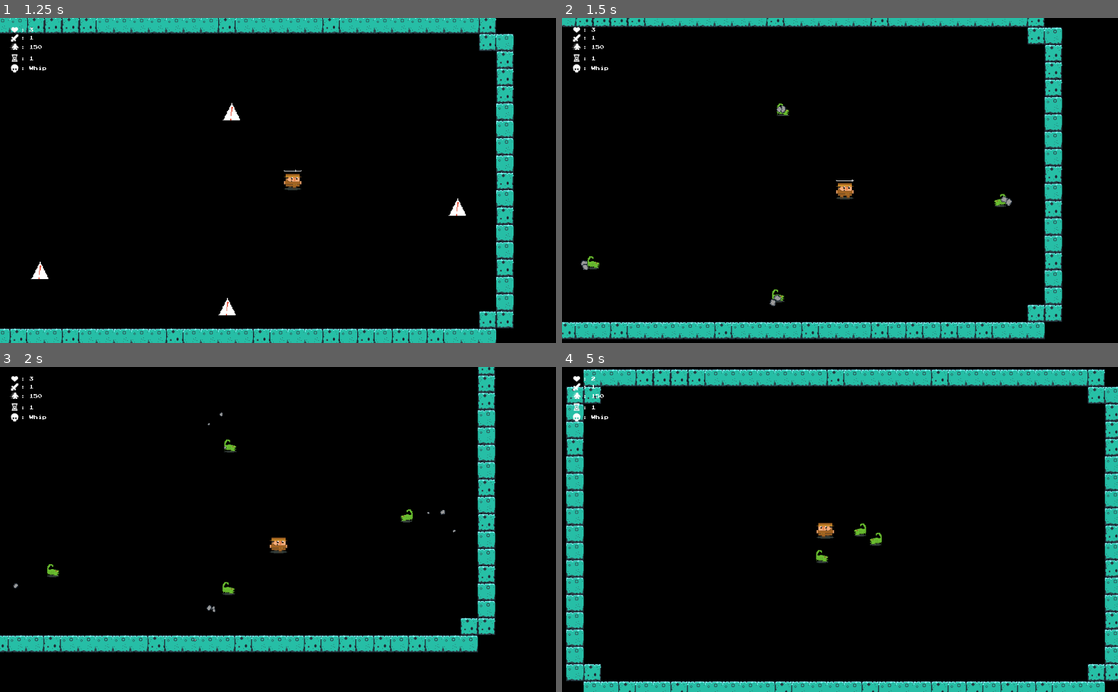
Above: before the commit, frames 1-4 (two rows, left to right).
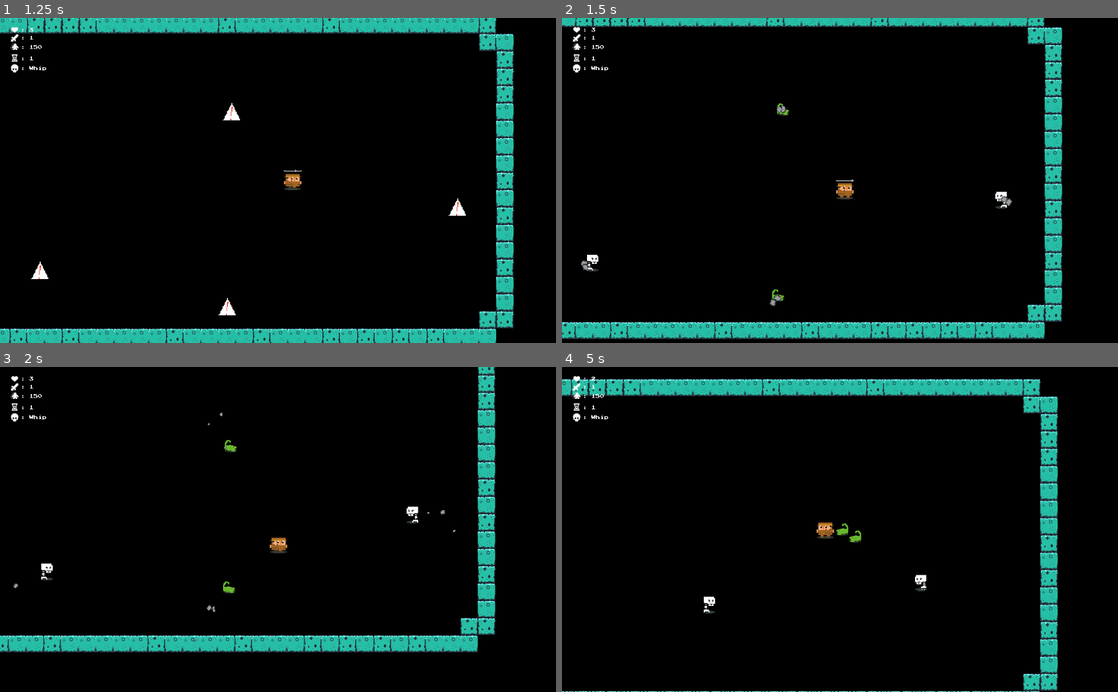
Above: after the commit, the same moments.

Repository: mcerdeira/curse-of-the-rogue
Game: Godot game, scene res://scenes/Main.tscn
The game is run twice, just before and just after one commit, with the same random seed, the same clock (stepped at 60 frames per second) and the same inputs.
Inputs (mouse positions are in pixels of both pictures, inside the frame that each line leads up to):
- Up to frame 1 (1.25 s): move the mouse to (400, 164) at 0.52 s; press the mouse at (400, 164) at 0.53 s; hold D (right) from 0.53 s (still down)
- Up to frame 2 (1.5 s): move the mouse to (728, 196) at 1.27 s; release D (right) at 1.28 s; release the mouse at (728, 196) at 1.28 s; hold S (down) from 1.28 s (still down); right-click (728, 196) at 1.35 s
- Up to frame 3 (2 s): keep holding S (down)
- Up to frame 4 (5 s): move the mouse to (895, 458) at 2.02 s; release S (down) at 2.03 s; press the mouse at (895, 458) at 2.03 s; hold D (right) 2.03-2.78 s; move the mouse to (812, 594) at 2.77 s; release the mouse at (812, 594) at 2.78 s; hold W (up) 2.78-3.53 s; right-click (812, 594) at 2.85 s; move the mouse to (1006, 578) at 3.52 s; press the mouse at (1006, 578) at 3.53 s; hold A (left) from 3.53 s (still down); move the mouse to (673, 480) at 4.27 s; release the mouse at (673, 480) at 4.28 s; right-click (673, 480) at 4.35 s

Frame 1 is identical in both runs. In frame 2, 0.2% of the frame differs, in the area x 4-81%, y 29-88%; in frame 3, 0.3%; in frame 4, 19%, in the area x 0-100%, y 0-100%.

Commit message:
More progress

Diff:
--- a/src/scenes/Enemy.gd
+++ b/src/scenes/Enemy.gd
@@ -1,15 +1,22 @@
 extends KinematicBody2D
 var life = 0
-var dmg = 1
+var dmg = 0
 var iamasign_ttl = 0.9
 var iamasign = true
 var speed = 0
+var speed_total = 0
 var player_chase = null
 var particle = preload("res://scenes/particle2.tscn")
+var EnemyBullet = preload("res://scenes/EnemyBullet.tscn")
 var dead = false
 var impulse = null
 var hit_ttl = 0
 var hit_ttl_total = 0.2
+var enemy_type = ""
+var shoot_ttl = 0
+var shoot_ttl_total = 0
+var shoot_type = false
+var stop_moving = 0
 
 func _ready():
 	$shadow.visible = false
@@ -31,17 +38,43 @@
 		if iamasign_ttl > 0:
 			iamasign_ttl -= 1 * delta
 		if iamasign_ttl <= 0:
-			$shadow.visible = true
 			emit()
 			find_player()
 			set_type()
+			$shadow.visible = true
+			$shadow.animation = enemy_type
 			iamasign = false
 
 func find_player():
 	player_chase = get_tree().get_nodes_in_group("players")[0]
 
+func shoot():
+	if enemy_type == "skeleton":
+		var bone = EnemyBullet.instance()
+		bone.type = "bone"
+		get_parent().add_child(bone)
+		bone.set_position(position)
+
 func enemy_behaviour(delta):
+	if Global.GAME_OVER:
+		return
+
+	if speed < speed_total:
+		speed += 5 * delta
+
 	face_player()
+	if stop_moving > 0:
+		stop_moving -= 1 * delta
+
+	if shoot_type:
+		shoot_ttl -= 1 * delta
+		if stop_moving <= 0 and shoot_ttl <= shoot_ttl_total / 2:
+			stop_moving = 1
+
+		if shoot_ttl <= 0:
+			shoot_ttl = shoot_ttl_total
+			shoot()
+
 	if hit_ttl > 0:
 		$sprite.playing = false
 		hit_ttl -= 1 * delta
@@ -53,7 +86,8 @@
 	if !dead and hit_ttl <= 0:
 		if !player_chase.dead:
 			var player_direction = (player_chase.position - self.position).normalized()
-			move_and_slide(speed * player_direction)
+			if stop_moving <= 0:
+				move_and_slide(speed * player_direction)
 		else:
 			$sprite.playing = false
 
@@ -70,9 +104,24 @@
 		$sprite.scale.x = -1
 
 func set_type():
-	$sprite.animation = "scorpion"
-	speed = 100
-	life = 1
+	enemy_type = Global.pick_random(["scorpion", "skeleton"])
+	$sprite.animation = enemy_type
+	if enemy_type == "scorpion":
+		shoot_ttl_total = 0
+		shoot_ttl = shoot_ttl_total
+		shoot_type = false
+		speed = 100
+		speed_total = 200
+		life = 1
+		dmg = 1
+	elif enemy_type == "skeleton":
+		shoot_ttl_total = Global.pick_random([5, 3, 2])
+		shoot_ttl = shoot_ttl_total
+		shoot_type = true
+		speed = 80
+		speed_total = 80
+		life = 2
+		dmg = 2
 
 func hit(origin, dmg:= 1):
 	if !iamasign:
--- a/src/scenes/Enemy.tscn
+++ b/src/scenes/Enemy.tscn
@@ -6,9 +6,26 @@
 [ext_resource path="res://sprites/scorpion_spr_2.png" type="Texture" id=4]
 [ext_resource path="res://sprites/warning_sign1.png" type="Texture" id=5]
 [ext_resource path="res://sprites/warning_sign2.png" type="Texture" id=6]
-[ext_resource path="res://sprites/player_shadow.png" type="Texture" id=7]
+[ext_resource path="res://sprites/scorpion_shadow.png" type="Texture" id=7]
+[ext_resource path="res://sprites/skele_spr_0.png" type="Texture" id=8]
+[ext_resource path="res://sprites/skele_spr_2.png" type="Texture" id=9]
+[ext_resource path="res://sprites/skele_spr_1.png" type="Texture" id=10]
+[ext_resource path="res://sprites/skele_shadow.png" type="Texture" id=11]
 
 [sub_resource type="RectangleShape2D" id=1]
+
+[sub_resource type="SpriteFrames" id=4]
+animations = [ {
+"frames": [ ExtResource( 7 ) ],
+"loop": true,
+"name": "scorpion",
+"speed": 5.0
+}, {
+"frames": [ ExtResource( 11 ) ],
+"loop": true,
+"name": "skeleton",
+"speed": 5.0
+} ]
 
 [sub_resource type="SpriteFrames" id=2]
 animations = [ {
@@ -20,6 +37,11 @@
 "frames": [ ExtResource( 5 ), ExtResource( 6 ) ],
 "loop": true,
 "name": "sign",
+"speed": 5.0
+}, {
+"frames": [ ExtResource( 8 ), ExtResource( 10 ), ExtResource( 9 ) ],
+"loop": true,
+"name": "skeleton",
 "speed": 5.0
 } ]
 
@@ -37,14 +59,14 @@
 [node name="collider" type="CollisionShape2D" parent="area"]
 shape = SubResource( 1 )
 
-[node name="shadow" type="Sprite" parent="."]
-position = Vector2( 0, 11 )
-scale = Vector2( 0.75, 0.7 )
-texture = ExtResource( 7 )
+[node name="shadow" type="AnimatedSprite" parent="."]
+frames = SubResource( 4 )
+animation = "scorpion"
 
 [node name="sprite" type="AnimatedSprite" parent="."]
 frames = SubResource( 2 )
 animation = "scorpion"
+frame = 1
 playing = true
 
 [node name="collider2" type="CollisionShape2D" parent="."]
--- /dev/null
+++ b/src/scenes/EnemyBullet.gd
@@ -0,0 +1,38 @@
+extends KinematicBody2D
+var type = ""
+var player_chase = null
+var player_direction = null
+var speed = 0
+var dmg = 0
+var particle = preload("res://scenes/particle2.tscn")
+
+func emit():
+	var p = particle.instance()
+	get_parent().add_child(p)
+	p.set_position(to_global(p.position))
+	p = particle.instance()
+	get_parent().add_child(p)
+	p.set_position(to_global(p.position))
+
+func _physics_process(delta):
+	if type == "bone":
+		if player_chase == null:
+			speed = 150
+			dmg = 1
+			player_chase = get_tree().get_nodes_in_group("players")[0]
+			player_direction = (player_chase.position - self.position).normalized()
+
+		move_and_slide(speed * player_direction)
+		$sprite.animation = "bone"
+		$sprite.rotation += 10 * delta
+
+func destroy():
+	emit()
+	queue_free()
+
+func _on_area_body_entered(body):
+	if body.name == "Walls":
+		destroy()
+	if body.is_in_group("players"):
+		body.hit(dmg, self)
+		destroy()
--- /dev/null
+++ b/src/scenes/EnemyBullet.tscn
@@ -0,0 +1,30 @@
+[gd_scene load_steps=5 format=2]
+
+[ext_resource path="res://scenes/EnemyBullet.gd" type="Script" id=1]
+[ext_resource path="res://sprites/bone.png" type="Texture" id=2]
+
+[sub_resource type="RectangleShape2D" id=1]
+extents = Vector2( 8, 4 )
+
+[sub_resource type="SpriteFrames" id=2]
+animations = [ {
+"frames": [ ExtResource( 2 ) ],
+"loop": true,
+"name": "bone",
+"speed": 5.0
+} ]
+
+[node name="EnemyBullet" type="KinematicBody2D"]
+script = ExtResource( 1 )
+
+[node name="area" type="Area2D" parent="."]
+
+[node name="collider" type="CollisionShape2D" parent="area"]
+position = Vector2( 0, 1 )
+shape = SubResource( 1 )
+
+[node name="sprite" type="AnimatedSprite" parent="."]
+frames = SubResource( 2 )
+animation = "bone"
+
+[connection signal="body_entered" from="area" to="." method="_on_area_body_entered"]
--- a/src/scenes/EnemySpawn.gd
+++ b/src/scenes/EnemySpawn.gd
@@ -5,16 +5,17 @@
 var min_count = 3
 
 func _physics_process(delta):
-	current_timer -= 1 * delta
-	if !first_time:
-		if current_timer > 1:
-			if get_tree().get_nodes_in_group("enemies").size() == 0:
-				current_timer = 1
+	if !Global.GAME_OVER:
+		current_timer -= 1 * delta
+		if !first_time:
+			if current_timer > 1:
+				if get_tree().get_nodes_in_group("enemies").size() == 0:
+					current_timer = 1
 
-	if current_timer <= 0:
-		first_time = false
-		current_timer = Global.reset_spawn_timer()
-		spawn_enemy()
+		if current_timer <= 0:
+			first_time = false
+			current_timer = Global.reset_spawn_timer()
+			spawn_enemy()
 
 func spawn_enemy():
 	var positions = get_children()
--- a/src/scenes/HUD.gd
+++ b/src/scenes/HUD.gd
@@ -2,7 +2,13 @@
 
 var space = "       : "
 
+func _ready():
+	$game_over.visible = false
+
 func _physics_process(delta):
+	if Global.GAME_OVER:
+		$game_over.visible = true
+
 	$hud_weapon.text = str(space) + Global.primary_wheapon
 	$hud_health.text = str(space) + str(Global.health)
 	$hud_speed.text =  str(space) + str(Global.speed)
--- a/src/scenes/Main.tscn
+++ b/src/scenes/Main.tscn
@@ -13,6 +13,10 @@
 
 [sub_resource type="DynamicFont" id=1]
 size = 8
+font_data = ExtResource( 3 )
+
+[sub_resource type="DynamicFont" id=2]
+size = 40
 font_data = ExtResource( 3 )
 
 [node name="Main" type="Node2D"]
@@ -77,6 +81,14 @@
 [node name="Skull" type="Sprite" parent="CanvasLayer/HUD/hud_weapon"]
 position = Vector2( 45, 4 )
 texture = ExtResource( 10 )
+
+[node name="game_over" type="Label" parent="CanvasLayer/HUD"]
+margin_left = 386.0
+margin_top = 259.0
+margin_right = 706.0
+margin_bottom = 299.0
+custom_fonts/font = SubResource( 2 )
+text = "YOU DIED"
 
 [node name="Player" parent="." instance=ExtResource( 1 )]
 position = Vector2( 512, 303 )
--- a/src/scenes/Player.gd
+++ b/src/scenes/Player.gd
@@ -33,6 +33,7 @@
 func die():
 	$sprite.animation = "dead"
 	dead = true
+	Global.GAME_OVER = true
 
 func _physics_process(delta):
 	Global.primary_wheapon = primary_wheapon
--- a/src/scripts/Global.gd
+++ b/src/scripts/Global.gd
@@ -7,6 +7,8 @@
 
 var FLOOR_WAVES = [-1, 1, 1, 2, 2, 3, 3, 4]
 var FLOOR_ROOMS = [-1, 2, 3, 4, 5, 6, 6, 7]
+
+var GAME_OVER = false
 
 var primary_wheapon = ""
 var attack_rate = 0
Not shown: 1 places in src/scenes/Enemy.tscn that only renumber resources
Not shown: 1 places in src/scenes/Main.tscn that only renumber resources
Binary file added: src/sprites/bat_spr_0.png
Not shown, added: src/sprites/bat_spr_0.png.import
Binary file added: src/sprites/bat_spr_1.png
Not shown, added: src/sprites/bat_spr_1.png.import
Binary file added: src/sprites/bat_spr_2.png
Not shown, added: src/sprites/bat_spr_2.png.import
Binary file added: src/sprites/bat_spr_3.png
Not shown, added: src/sprites/bat_spr_3.png.import
Binary file added: src/sprites/bone.png
Not shown, added: src/sprites/bone.png.import
(and 16 more such lines)
